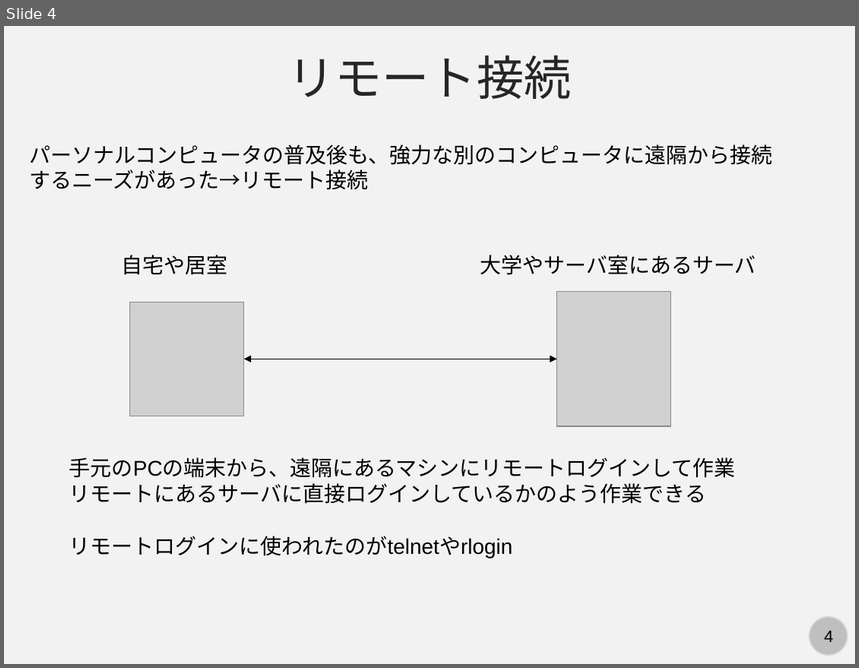
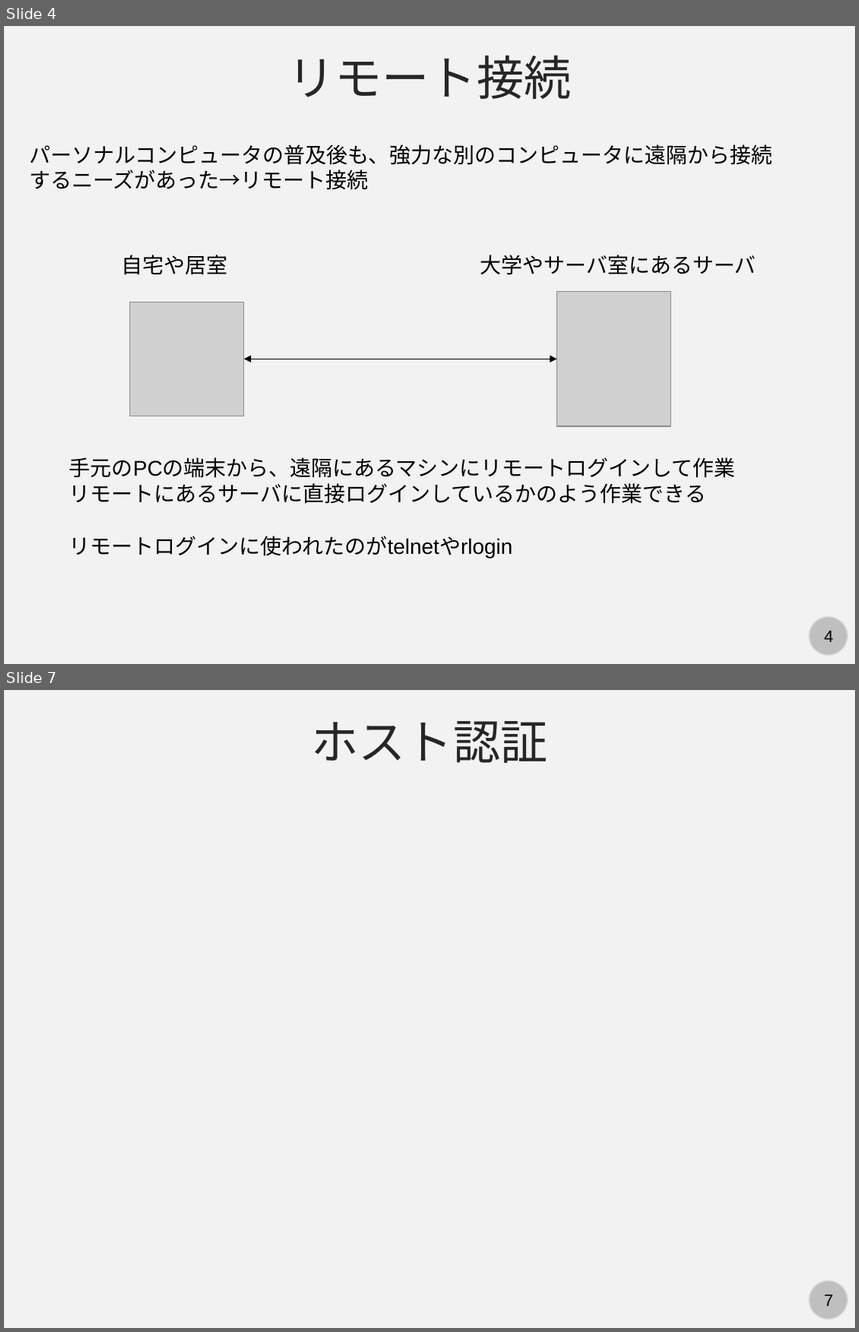
Before and after one commit to kaityo256/lab_startup, a slide deck: ssh/ssh.pptx. Shown one above the other, each under a label of ours: slide 4 before the commit, slides 4 and 7 after it; the slides between them are not shown. The pictures are 859x668 and 859x1332 pixels, drawn with LibreOffice and Linux fonts; fonts in the diff are those of the drawing; grey boxes stand for pictures. Boxes give left, top, right and bottom in pixels: in the first picture for what was removed or moved away, otherwise in the second. Text is boxed around its words. In the diff, an @@ line names an element or a change of style, - is before the commit and + after.

```diff
--- a/ssh/ssh.pptx
+++ b/ssh/ssh.pptx
@@ slide 7 added at bbox=[4, 690, 855, 1328], background #F2F2F2; not listed: 2 template elements that a slide beside it also shows @@
@@ text added at bbox=[312, 721, 548, 763], 40 pt, text #262626 @@
+ホスト認証
```
Also in this commit, not shown: 1 slide changed, 1 other slide added, 7 slides removed.
